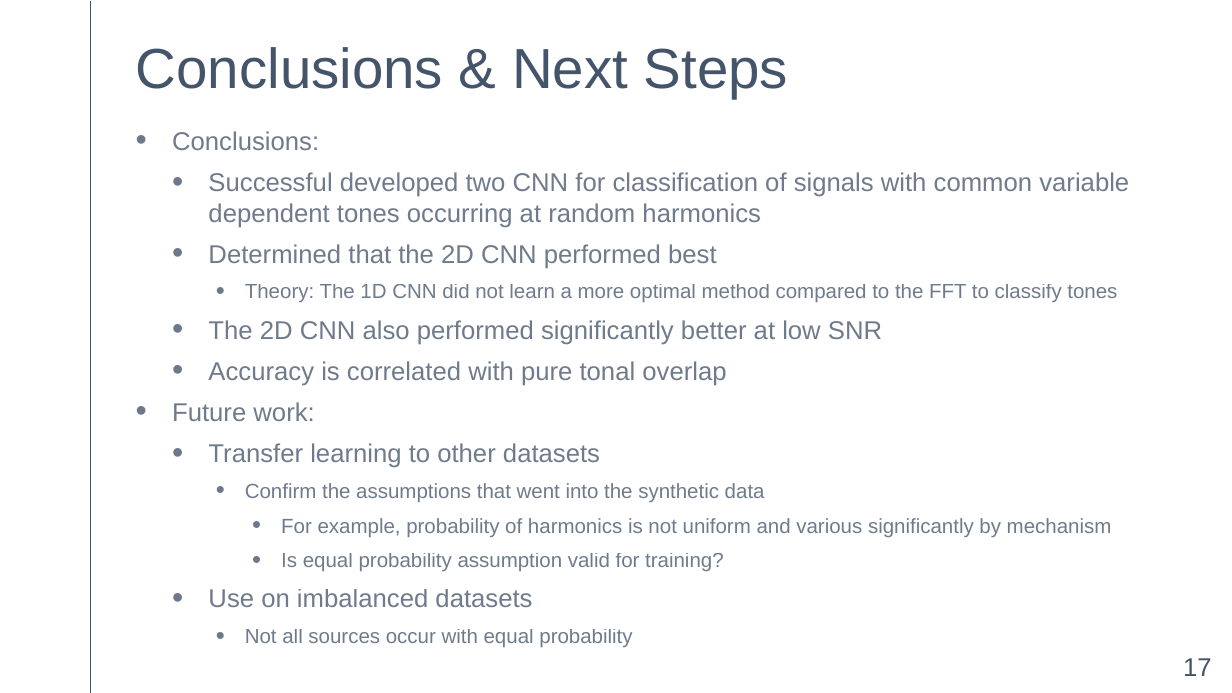
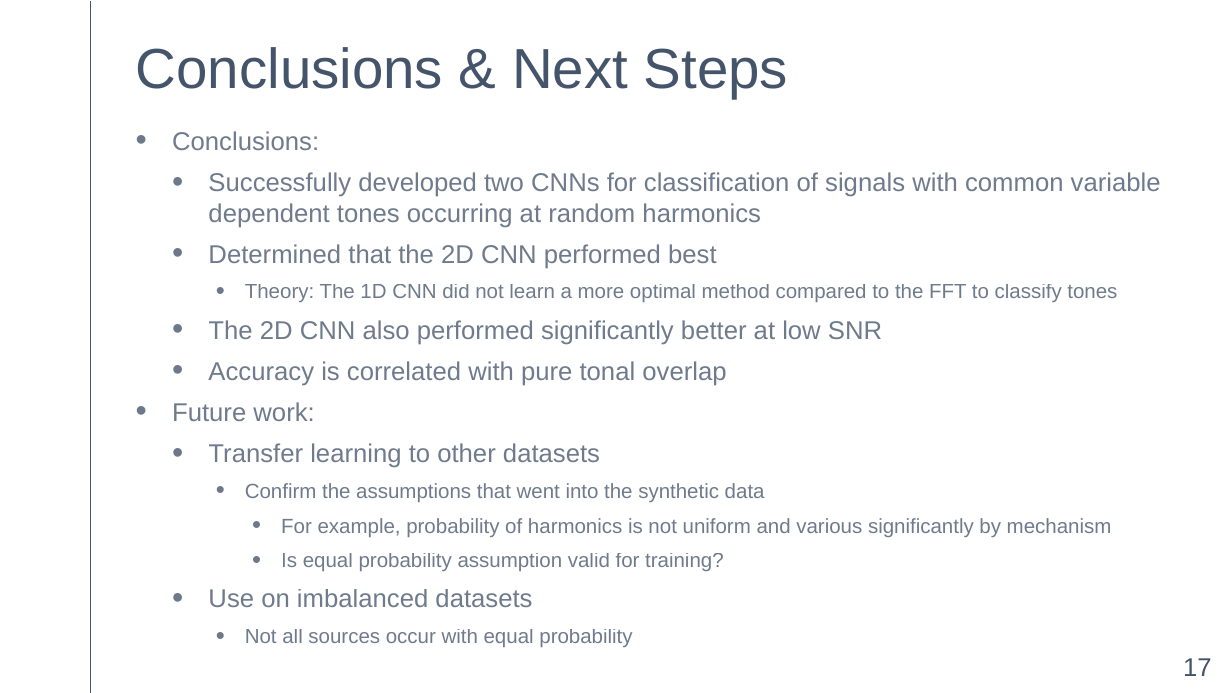
Before and after one commit to cbell14/ELE_594, a slide deck: slide 17 of Classification_of_Harmonics_Using_ML_v1.pptx. Drawn at 1232x693 pixels with LibreOffice and Linux fonts; fonts in the diff are those of the drawing. Boxes give left, top, right and bottom in pixels: in the first picture for what was removed or moved away, otherwise in the second. Text is boxed around its words. In the diff, an @@ line names an element or a change of style, - is before the commit and + after.

```diff
--- a/Classification_of_Harmonics_Using_ML_v1.pptx
+++ b/Classification_of_Harmonics_Using_ML_v1.pptx
@@ text at [208,172,1161,228]: text changed @@
-  • Successful developed two CNN for classification of signals with common variable dependent tones occurring at random harmonics
+  • Successfully developed two CNNs for classification of signals with common variable dependent tones occurring at random harmonics
```
Also in this commit, not shown: 6 other slides changed.
